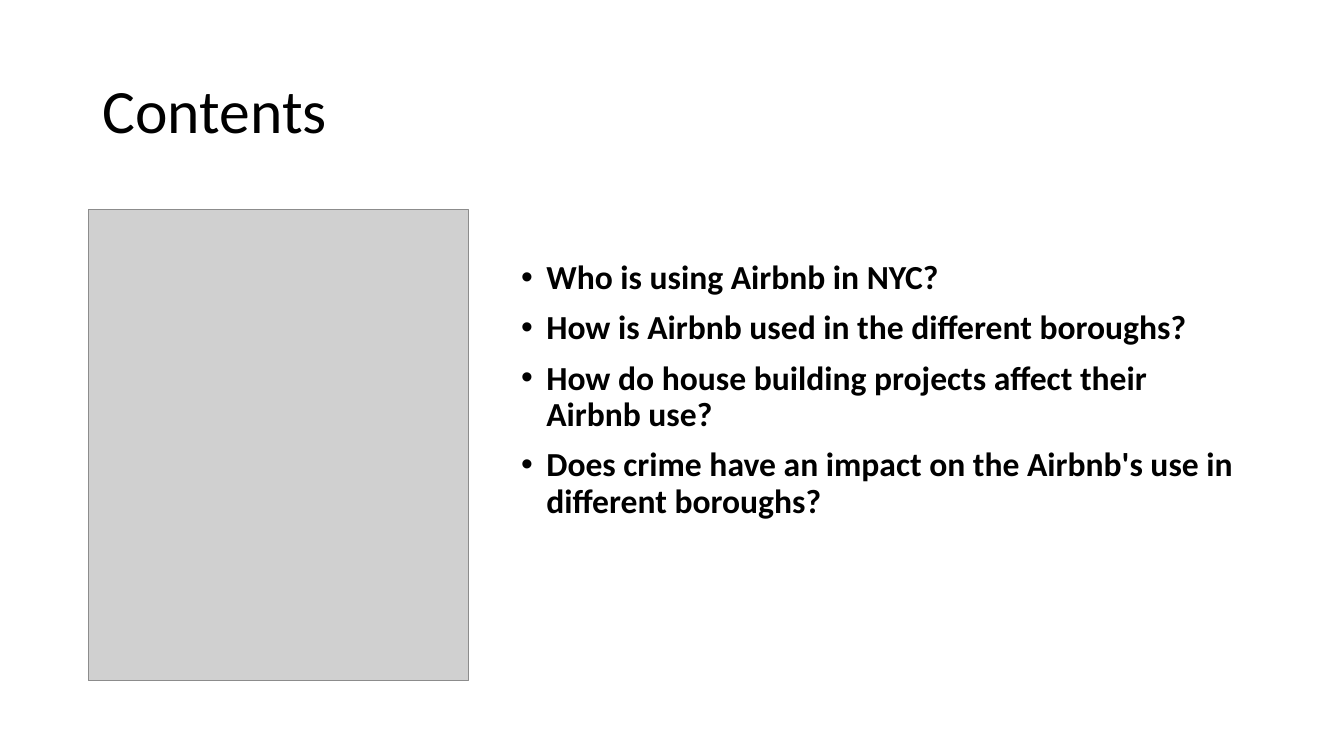
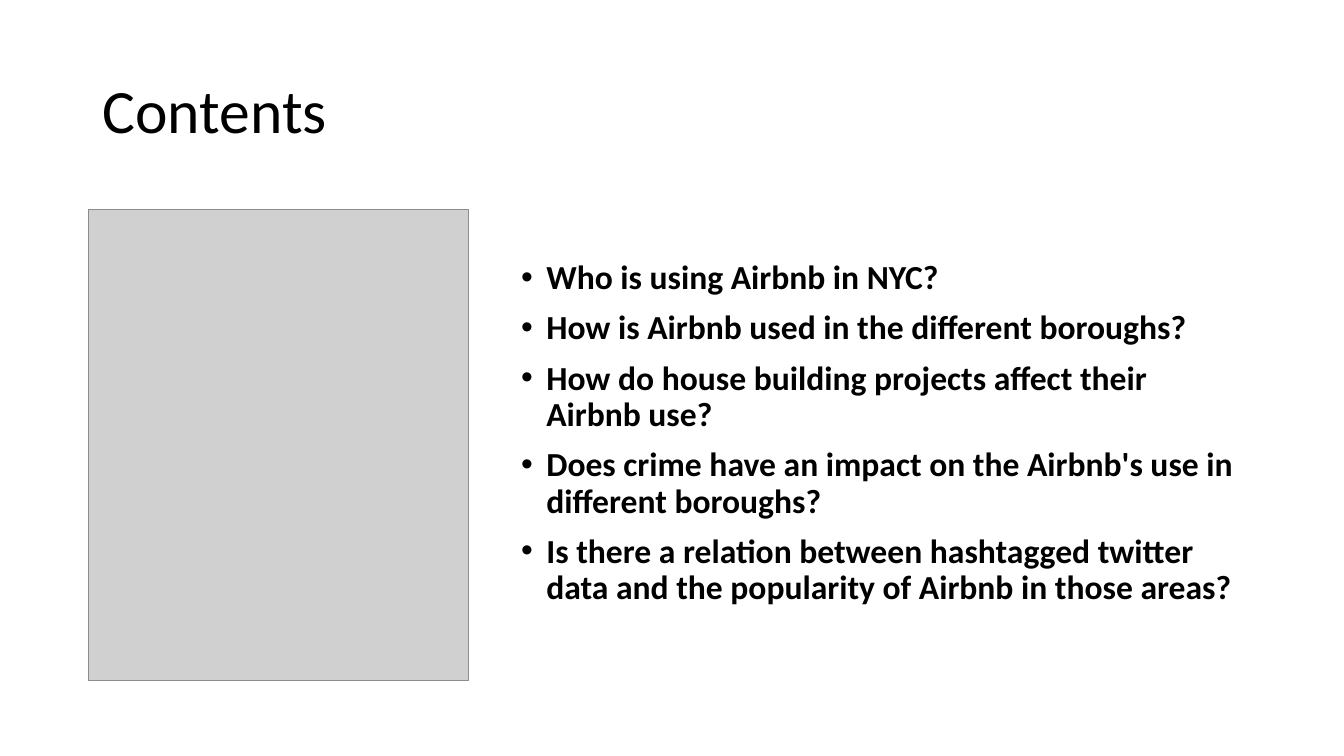
Before and after one commit to hayden4davey/Project1-Group2, a slide deck: slide 3 of Airbnb PPT.pptx (slide 2 before the commit). Drawn at 1344x756 pixels with LibreOffice and Linux fonts; fonts in the diff are those of the drawing; grey boxes stand for pictures. Boxes give left, top, right and bottom in pixels: in the first picture for what was removed or moved away, otherwise in the second. Text is boxed around its words. In the diff, an @@ line names an element or a change of style, - is before the commit and + after.

```diff
--- a/Airbnb PPT.pptx
+++ b/Airbnb PPT.pptx
@@ text at (x1=546, y1=539, x2=1232, y2=605): paragraph added @@
+• Is there a relation between hashtagged twitter data and the popularity of Airbnb in those areas?
```
Also in this commit, not shown: 1 other slide changed, 12 slides added, 1 slide removed, 2 other files.
